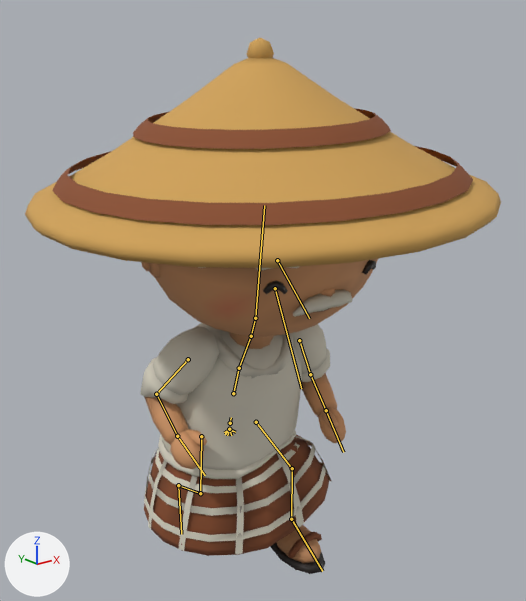
An edit to the glTF model game/assets/models/char_kakek.glb, drawn before and after from the same camera.
One viewpoint serves both versions: a 50 mm camera at (-0.852, -1.166, 1.036) aimed at (-0.023, -0.13, 0.621). The lights are fixed; the arrows at lower left show +X, +Y and +Z. The picture after the commit comes second. Both versions are drawn at frame 12 of the action 'run'; the numbers are the values there. The bones that change, and the others that lie on the model, are drawn over the model as lines.

The first picture shows 'Body'.
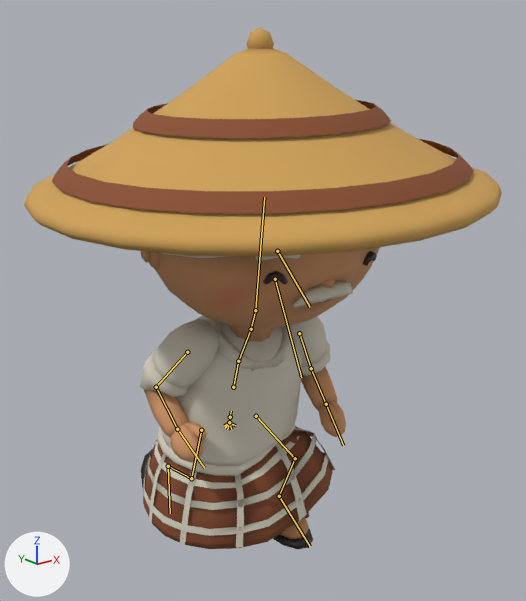
What differs and where, as boxes (x1, y1, x2, y2) in the pictures (526 x 601 px):
'Body', posed
    before: (25, 37, 501, 574)
    after: (24, 28, 502, 549)
bone 'hips', root to tip
    before: (230, 423) to (231, 417)
    after: (230, 417) to (231, 411)
bone 'thigh_L', root to tip
    before: (256, 422) to (292, 468)
    after: (256, 416) to (295, 458)
bone 'shin_L', root to tip
    before: (292, 468) to (291, 519)
    after: (295, 458) to (279, 496)
bone 'foot_L', root to tip
    before: (291, 519) to (322, 571)
    after: (279, 496) to (310, 546)
bone 'thigh_R', root to tip
    before: (201, 436) to (200, 493)
    after: (201, 430) to (191, 478)
bone 'shin_R', root to tip
    before: (200, 493) to (178, 485)
    after: (191, 478) to (168, 466)
bone 'foot_R', root to tip
    before: (178, 485) to (181, 534)
    after: (168, 466) to (170, 513)
bone 'extra_skirt_1', root to tip
    before: (229, 429) to (235, 432)
    after: (229, 422) to (235, 425)
bone 'extra_skirt_2', root to tip
    before: (229, 429) to (233, 431)
    after: (229, 422) to (233, 425)
bone 'extra_skirt_5', root to tip
    before: (229, 429) to (224, 432)
    after: (229, 422) to (224, 426)
bone 'extra_skirt_6', root to tip
    before: (229, 429) to (225, 434)
    after: (229, 422) to (225, 428)
bone 'extra_skirt_7', root to tip
    before: (229, 429) to (227, 435)
    after: (229, 422) to (227, 429)

The edits, one by one:
Bone 'hips' (bone_hips) moves from (-0.01, -0.043, 0.0) to (-0.01, -0.028, 0.0).
Bone 'thigh_L' (bone_thigh_l) turns from (64, -13, 1) to (69, -13, 3) degrees about its own x, y and z.
Bone 'shin_L' (bone_shin_l) turns from (-55, 0, 0) to (-84, 0, 0) degrees about its own x, y and z.
Bone 'foot_L' (bone_foot_l) turns from (-12, 1, -3) to (12, 1, -4) degrees about its own x, y and z.
Bone 'thigh_R' (bone_thigh_r) turns from (14, 6, -2) to (-3, 4, -3) degrees about its own x, y and z.
Bone 'shin_R' (bone_shin_r) turns from (-75, 0, 0) to (-64, 0, 0) degrees about its own x, y and z.
Bone 'foot_R' (bone_foot_r) turns from (12, -6, 4) to (16, -5, 5) degrees about its own x, y and z.
Bone 'extra_skirt_1' (bone_extra_skirt_1) turns from (33, 0, 0) to (37, 0, 0) degrees about its own x, y and z.
Bone 'extra_skirt_2' (bone_extra_skirt_2) turns from (13, 0, 0) to (14, 0, 0) degrees about its own x, y and z.
Bone 'extra_skirt_5' (bone_extra_skirt_5) turns from (4, 0, 0) to (6, 0, 0) degrees about its own x, y and z.
Bone 'extra_skirt_6' (bone_extra_skirt_6) turns from (3, 0, 0) to (2, 0, 0) degrees about its own x, y and z.
Bone 'extra_skirt_7' (bone_extra_skirt_7) turns from (6, 0, 0) to (4, 0, 0) degrees about its own x, y and z.
